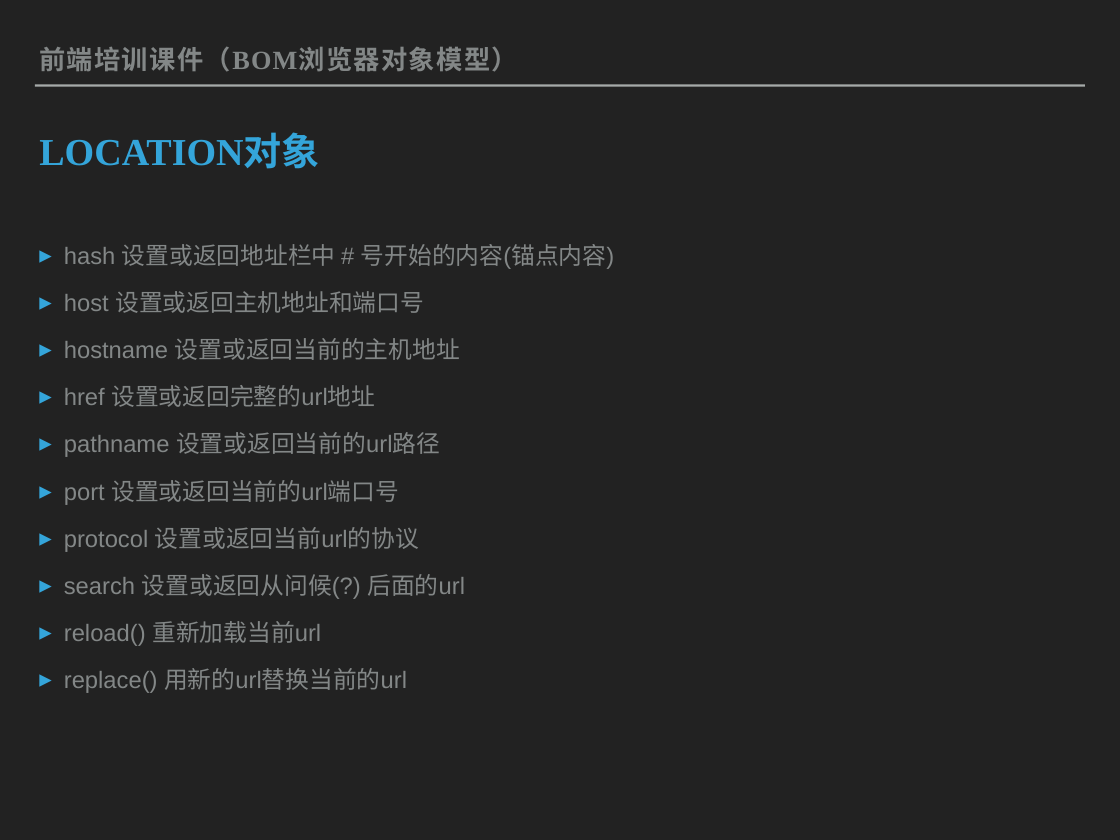
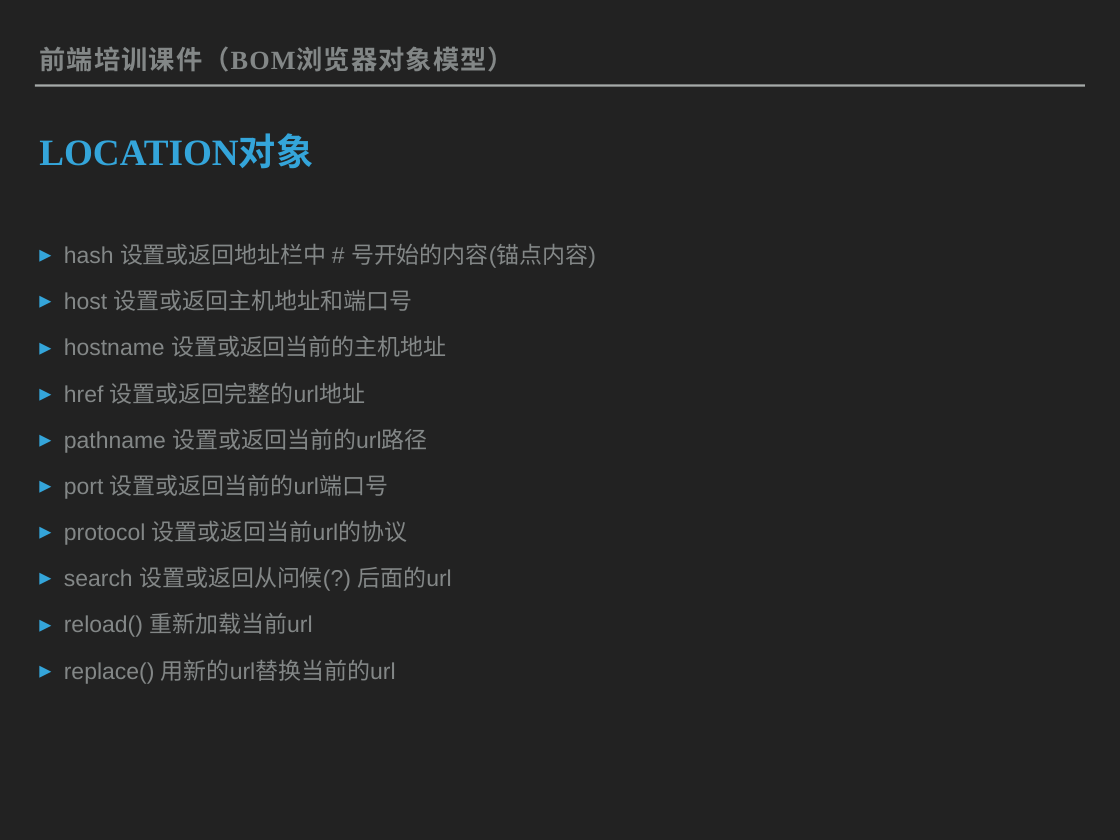
Before and after one commit to baihuibo/training-plan, a slide deck: slide 7 of 前端培训课件/BOM 浏览器对象模型.pptx. Drawn at 1120x840 pixels with LibreOffice and Linux fonts; fonts in the diff are those of the drawing. Boxes give left, top, right and bottom in pixels: in the first picture for what was removed or moved away, otherwise in the second. Text is boxed around its words. In the diff, an @@ line names an element or a change of style, - is before the commit and + after.

```diff
--- a/前端培训课件/BOM 浏览器对象模型.pptx
+++ b/前端培训课件/BOM 浏览器对象模型.pptx
@@ text "前端培训课件（BOM浏览器对象模型）" at box(39, 46, 514, 72): letter spacing 1.2 to 1 pt @@
@@ title "LOCATION对象" at box(39, 136, 313, 169): size 34.8 to 34 pt @@
@@ text "hash 设置或返回地址栏中 # 号开始的内容(锚点内容)" at box(64, 244, 596, 684): size 21.8 to 21 pt @@
```
Also in this commit, not shown: 7 other slides changed, 1 other file.
